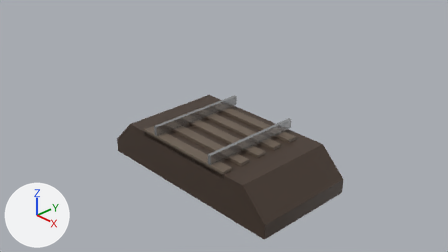
An edit to the Blender file U-Line/Structure/ballast.blend, drawn before and after from the same camera.
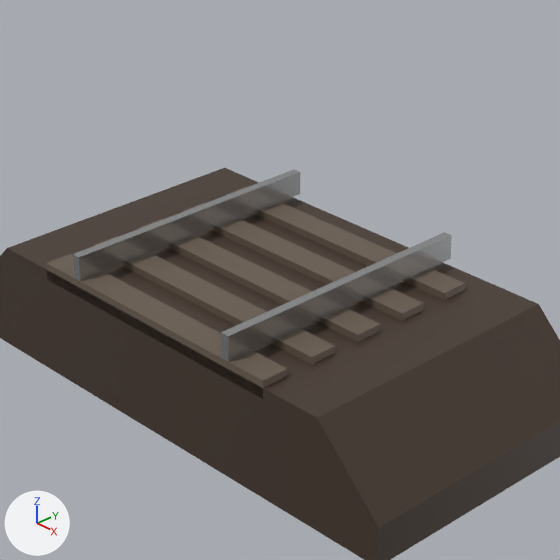
Each version appears first from the file's camera 'Camera', and next in a close-up on the part from 29% to 74% of the width and 13% to 94% of the height. Every picture has the same lights, and +X, +Y and +Z are marked at lower left.

The scene before the commit, as lines of its bpy script (objects in view):
```python
me_cube = bpy.data.meshes.new('Cube')
me_cube.from_pydata(...)  # 16 vertices, 14 faces; spans x -1.33..1.33, y -1.0..1.0, z -1.0..-0.23
me_cube.materials.append(mat_material)  # brown #46372d
me_cube_003 = bpy.data.meshes.new('Cube.003')
me_cube_003.from_pydata(...)  # a box spanning x -1.05..1.05, y -0.1..0.1, z -0.06..0.06
me_cube_003.materials.append(mat_makuragi)  # brown #6a5d50
me_立方体 = bpy.data.meshes.new('立方体')
me_立方体.from_pydata(...)  # a box spanning x -0.03..0.03, y -1.0..1.0, z -0.17..0.0
me_立方体.materials.append(mat_rail)  # light grey #c5c7c8
ob_cube = bpy.data.objects.new('Cube', me_cube)
ob_cube.location = (0.0, 0.0, 0.0)
ob_cube.scale = (1.5, 1.0, 1.0)
ob_cube_003 = bpy.data.objects.new('Cube.003', me_cube_003)
ob_cube_003.location = (0.0, -0.9, -0.237)
_m = ob_cube_003.modifiers.new('配列', 'ARRAY')
_m.count = 5
_m.relative_offset_displace = (0.0, 2.0, 0.0)
ob_立方体 = bpy.data.objects.new('立方体', me_立方体)
ob_立方体.location = (0.718, 0.0, 0.0)
_m = ob_立方体.modifiers.new('配列', 'ARRAY')
_m.use_constant_offset = True
_m.constant_offset_displace = (-1.435, 0.0, 0.0)
_m.use_relative_offset = False
```
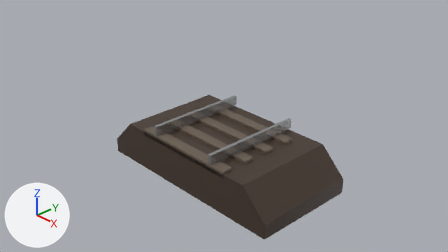
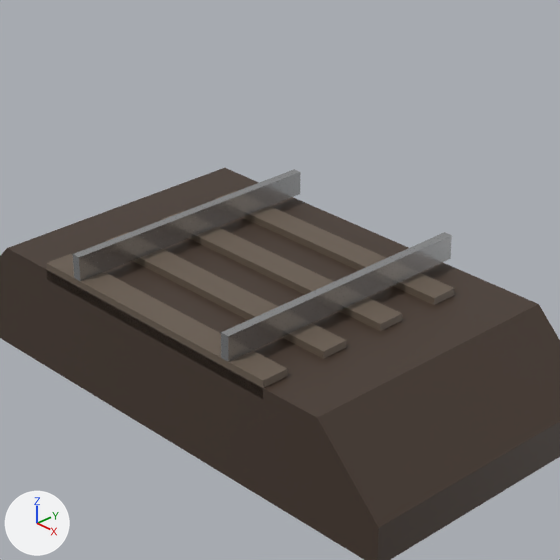
Boxes [x1, y1, x2, y2] around the edits, measured in the close-ups (560 x 560 px):
'Cube.003', modifiers changed
    before: [47, 187, 465, 398]
    after: [47, 191, 455, 398]

Patch to the scene script:
```diff
--- a/U-Line/Structure/ballast.blend.py
+++ b/U-Line/Structure/ballast.blend.py
@@ ob_cube_003 @@
 _m = ob_cube_003.modifiers.new('配列', 'ARRAY')
-_m.count = 5
-_m.relative_offset_displace = (0.0, 2.0, 0.0)
+_m.count = 4
+_m.relative_offset_displace = (0.0, 2.5, 0.0)
```
